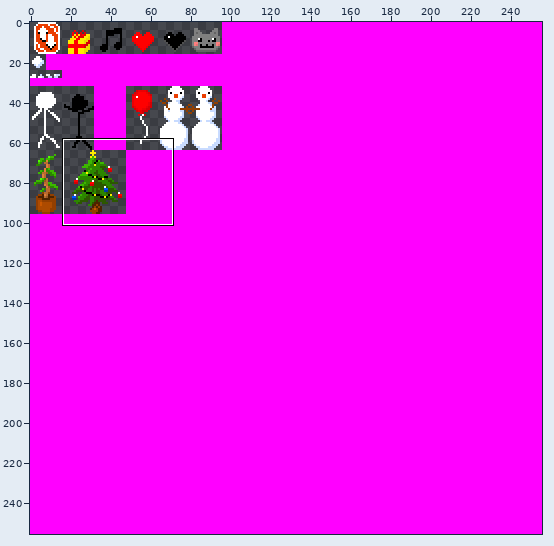
Two states of a sprite sheet, billboards.png. Above: a wide view before the commit, with the close-up outlined.
Close-up. Before the edit:
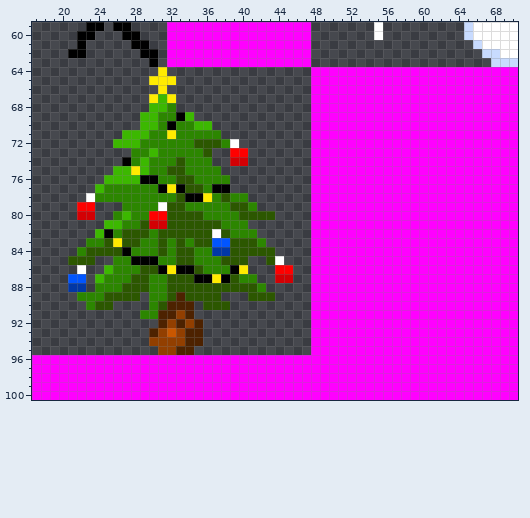
The file is 256x256 pixels. Shown: x 17..70, y 59..100. The commit also changed other parts of the picture, which this record leaves out.
New version:
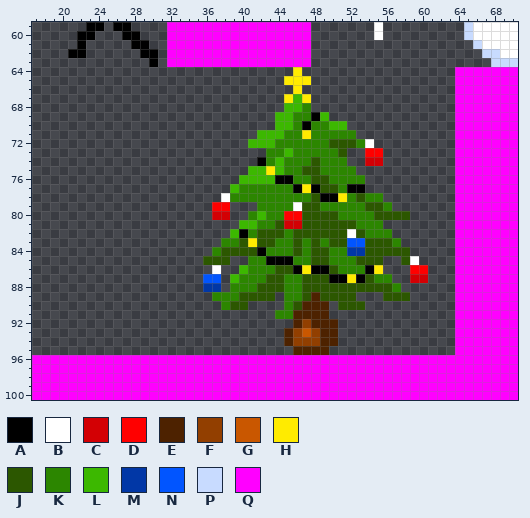
Palette (. is transparent): A #000000  B #ffffff  C #d30004  D #ff0000  E #4d2200  F #923f00  G #c95700  H #ffeb00  J #2c5700  K #2c8600  L #3cb800  M #0137a6  N #0155ff  P #c8dbff  Q #ff00ff
The edit:
Changed rows in their new state; - is an unchanged pixel.
first column x 21:
 64 ----------.--------------H-................
 65 ---------...------------HHH................
 66 ----------.--------------H-................
 67 ---------...------------HLH................
 68 ---------...------------LLK................
 69 --------......---------LLKKAL..............
 70 --------........-------LLKAKKLL............
 71 ------...........----LLLKKHKKKKK...........
 72 -----..............-LLLKKKKKKJJJKB.........
 73 -------.........--..--KKLKKKKKJ..DD........
 74 ------..........--..-AKLKKKJKKK..CC........
 75 -----............---LLHLKKJJKKKK...........
 76 ----..............-LLLLAAKKJJKKKK..........
 77 ---...............LKKKKKKAHAJJKAA..........
 78 --...............B--KKKKKKKJAAHKJKK........
 79 -..---..........DD...KKKKBJJKKKKKJJK.......
 80 -..--...........CC..KLKKDDJJJJKKKKJJJJ.....
 81 ----...............LLKKJCCJJJJJJKKK........
 82 ---...............LA-JJJKJJJJJJBJKKK.......
 83 --...............KK-HJJKKJKJKJJNNJJJK......
 84 -...............KJ---AKKKJKJJKKMMJJJJJ.....
 85 ...--..........JJ-..KKAAAKKJJKKKJJJ..JB....
 86 -.--............B..LKKKJJAHAAJKKKAH...DD...
 87 ..-............NN.L--KJJKKJJJAAHAJKK..CC...
 88 ..-............MM.KKKJJJKKJJJJJJJJJJK......
 89 -.......-.......KKKJ----KKJEJJJJ...JJJ.....
 90 --...----.....-..KJJ----KJEEE.JJJ..........
 91 --------......---------KKEEEE..............
 92 ----------.....----------EFEEE.............
 93 ---------......---------EFGFEE.............
 94 ---------......---------EFFFEE.............
 95 ----------....-----------EEEE..............
